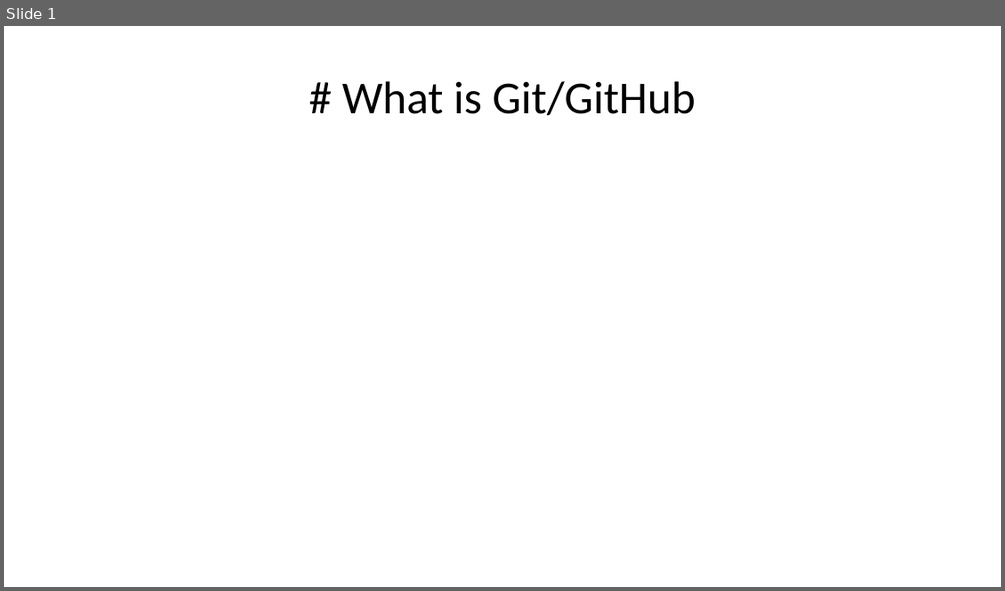
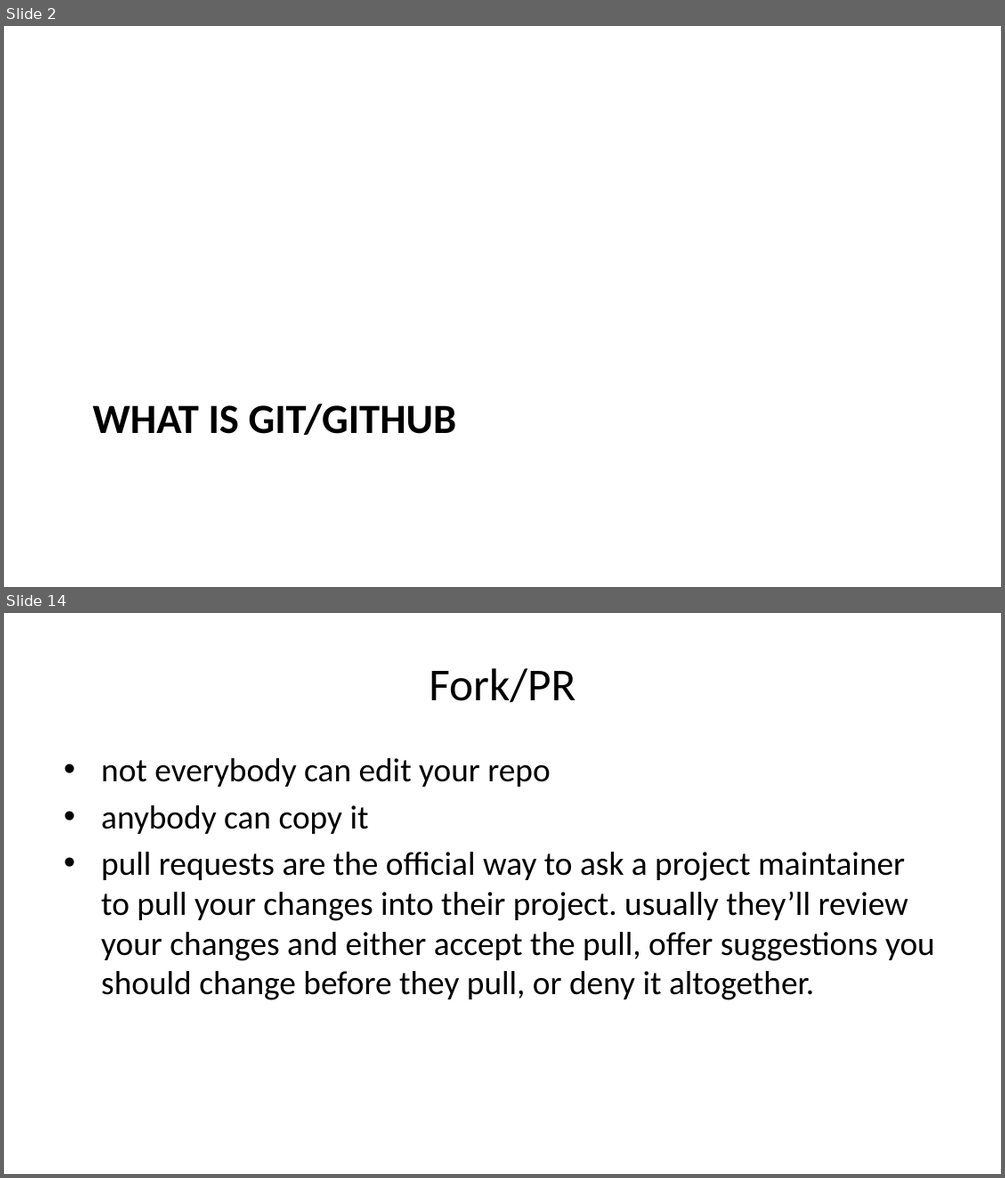
Before and after one commit to dhelgerson/ObsidianVault, a slide deck: git-pres.pptx. Shown one above the other, each under a label of ours: slide 1 before the commit, slides 2 and 14 after it; the slides between them are not shown. The pictures are 1005x591 and 1005x1178 pixels, drawn with LibreOffice and Linux fonts; fonts in the diff are those of the drawing. Boxes give left, top, right and bottom in pixels: in the first picture for what was removed or moved away, otherwise in the second. Text is boxed around its words. In the diff, an @@ line names an element or a change of style, - is before the commit and + after.

```diff
--- a/git-pres.pptx
+++ b/git-pres.pptx
@@ slide 14 added at [4, 613, 1001, 1174], background #FFFFFF @@
@@ title added at [429, 668, 575, 703], 33 pt, text #000000 @@
+Fork/PR
@@ text added at [101, 758, 935, 1000], 24 pt, text #000000 @@
+• not everybody can edit your repo
+• anybody can copy it
+• pull requests are the official way to ask a project maintainer to pull your changes into their project. usually they’ll review your changes and either accept the pull, offer suggestions you should change before they pull, or deny it altogether.
@@ what was slide 1 is now slide 2 @@
@@ slide 2 changed as well @@
@@ title "WHAT IS GIT/GITHUB" at [93, 403, 457, 435]: vertical alignment middle to top @@
@@ title at [93, 403, 457, 435]: text changed; size 33 to 30 pt; bold on @@
-# What is Git/GitHub
+WHAT IS GIT/GITHUB
```
Also in this commit, not shown: 1 other slide changed, 19 other slides added, 1 other file.
